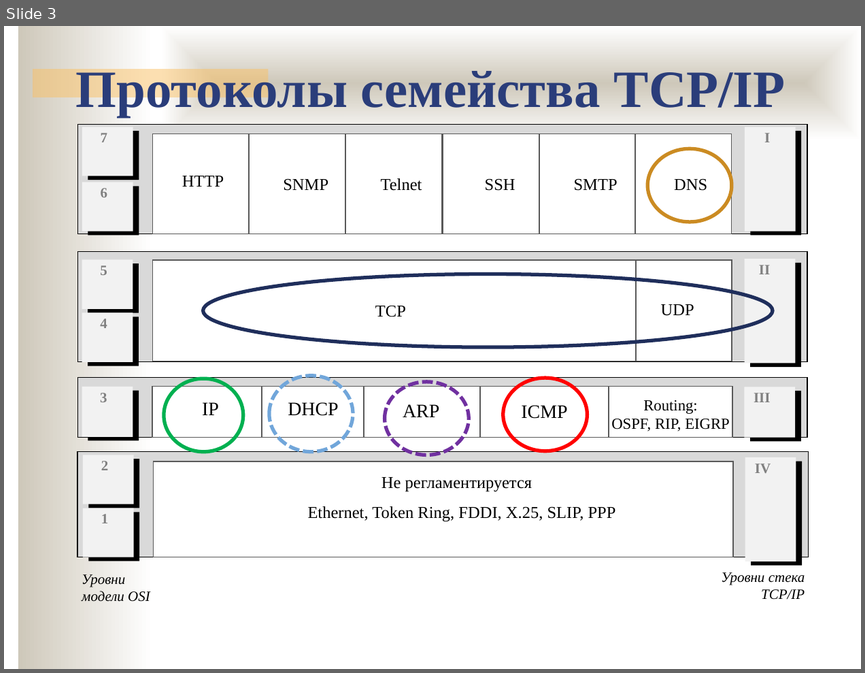
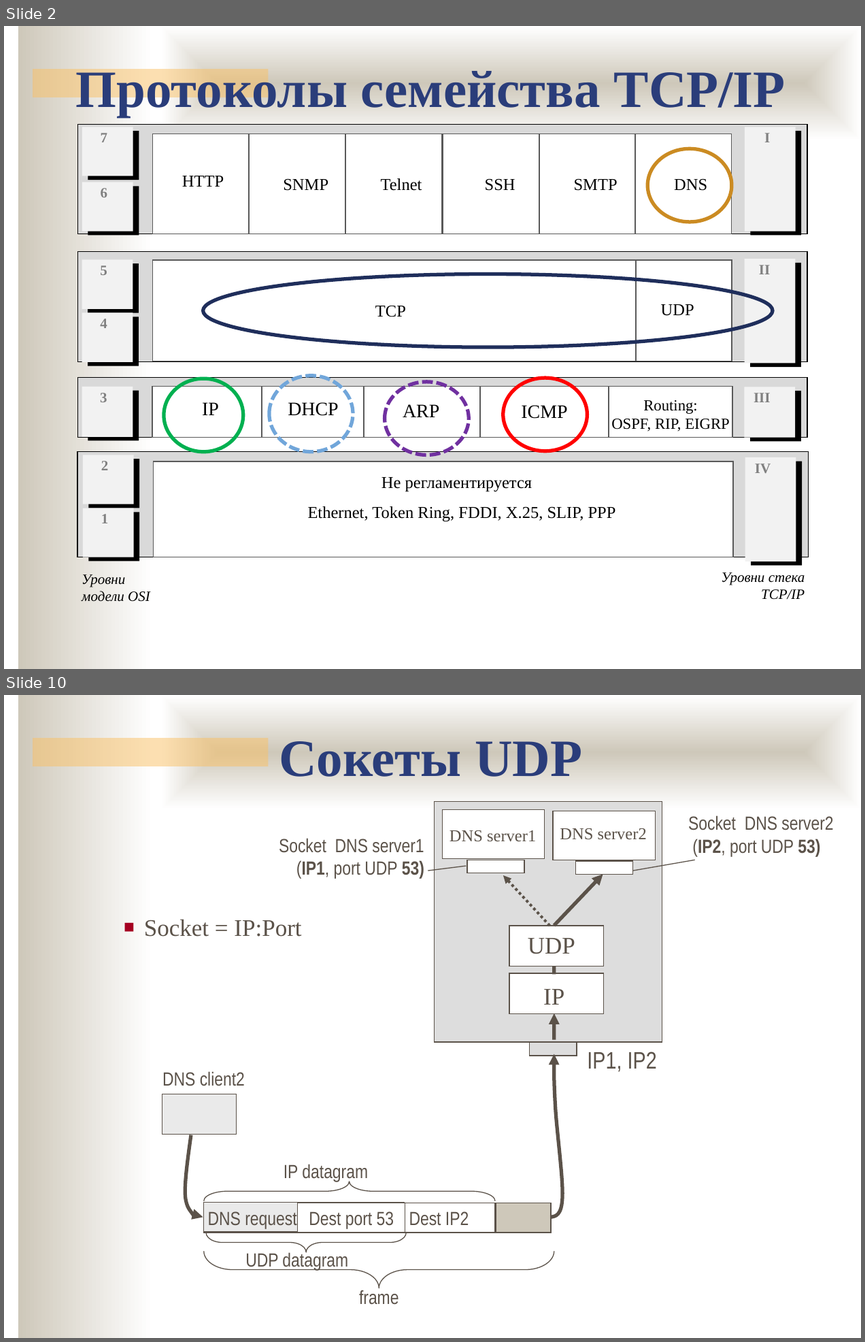
Before and after one commit to ukoloff/nets, a slide deck: lecture/11.pptx. Shown one above the other, each under a label of ours: slide 3 before the commit, slides 2 and 10 after it; the slides between them are not shown. The pictures are 865x673 and 865x1342 pixels, drawn with LibreOffice and Linux fonts; fonts in the diff are those of the drawing; background and template pictures are left out. Boxes give left, top, right and bottom in pixels: in the first picture for what was removed or moved away, otherwise in the second. Text is boxed around its words. In the diff, an @@ line names an element or a change of style, - is before the commit and + after.

```diff
--- a/lecture/11.pptx
+++ b/lecture/11.pptx
@@ slide 10 added at (4, 695, 861, 1338), background #FFFFFF; not listed: 3 template elements that a slide beside it also shows @@
@@ text added at (279, 741, 582, 777), 44 pt, text #2A3D7A, bold @@
+Сокеты UDP
@@ rectangle added at (434, 801, 662, 1042), fill #DDDDDD, outline #5B5249 0.75 pt @@
@@ rectangle added at (442, 810, 544, 859), fill #FFFFFF, outline #5B5249 0.75 pt @@
@@ rectangle added at (553, 811, 655, 860), fill #FFFFFF, outline #5B5249 0.75 pt @@
@@ text added at (688, 815, 833, 857), 16 pt, text #5B5249 @@
+Socket DNS server2
+(IP2, port UDP 53)
@@ text added at (449, 830, 536, 842), 14 pt, text #5B5249 @@
+DNS server1
@@ text added at (560, 828, 647, 840), 14 pt, text #5B5249 @@
+DNS server2
@@ text added at (279, 838, 424, 879), 16 pt, text #5B5249 @@
+Socket DNS server1
+(IP1, port UDP 53)
@@ line added from (428, 870) to (466, 866), #5B5249 0.75 pt @@
@@ rectangle added at (468, 860, 525, 872), fill #FFFFFF, outline #5B5249 0.75 pt @@
@@ arrow added from (550, 926) to (504, 875), #5B5249 2.25 pt dashed @@
@@ arrow added from (554, 926) to (603, 874), #5B5249 3 pt @@
@@ rectangle added at (575, 861, 633, 874), fill #FFFFFF, outline #5B5249 0.75 pt @@
@@ line added from (633, 870) to (695, 860), #5B5249 0.75 pt @@
@@ text added at (144, 919, 301, 936), 20 pt, text #5B5249 @@
+■ Socket = IP:Port
@@ rectangle added at (509, 926, 604, 966), fill #FFFFFF, outline #5B5249 0.75 pt @@
@@ text added at (528, 938, 575, 954), 20 pt, text #5B5249 @@
+UDP
@@ rectangle added at (509, 974, 604, 1014), fill #FFFFFF, outline #5B5249 0.75 pt @@
@@ line added from (554, 974) to (554, 966), #5B5249 3 pt @@
@@ text added at (543, 989, 564, 1004), 20 pt, text #5B5249 @@
+IP
@@ arrow added from (554, 1040) to (554, 1014), #5B5249 3 pt @@
@@ rectangle added at (529, 1042, 577, 1055), fill #DDDDDD, outline #5B5249 0.75 pt @@
@@ freeform shape added at (551, 1054, 564, 1217), outline #5B5249 3 pt @@
@@ text added at (587, 1051, 657, 1072), 20 pt, text #5B5249 @@
+IP1, IP2
@@ text added at (162, 1071, 245, 1086), 16 pt, text #5B5249 @@
+DNS client2
@@ rectangle added at (162, 1093, 236, 1134), fill #EAEAEA, outline #5B5249 0.75 pt @@
@@ freeform shape added at (185, 1134, 203, 1218), outline #5B5249 3 pt @@
@@ group added at (204, 1164, 554, 1304): 6 texts, 4 rectangles, 3 left braces @@
+UDP datagram
+Dest port 53
+IP datagram
+Dest IP2
+DNS request
+frame
@@ what was slide 3 is now slide 2 @@
```
Also in this commit, not shown: 1 slide changed, 6 other slides added.
